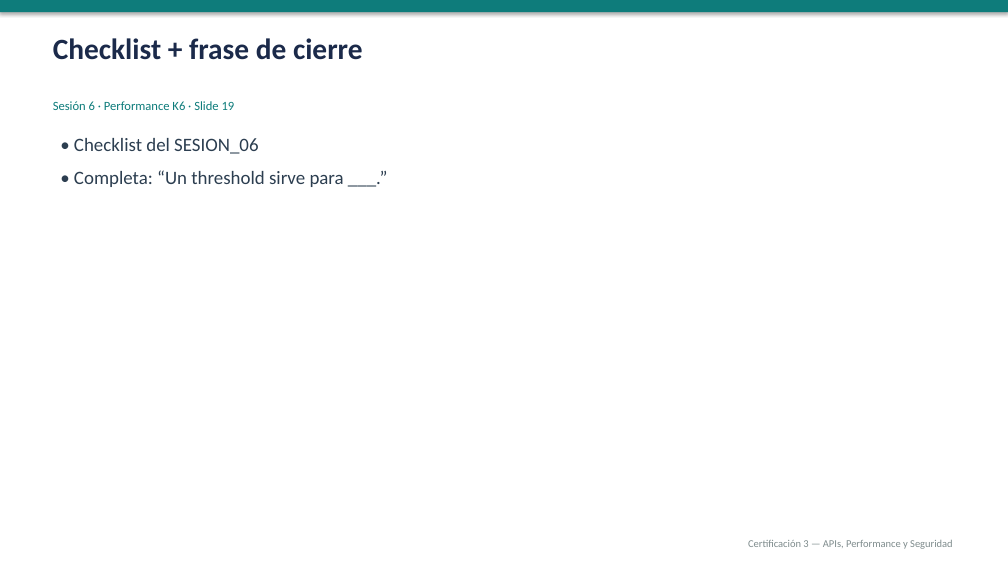
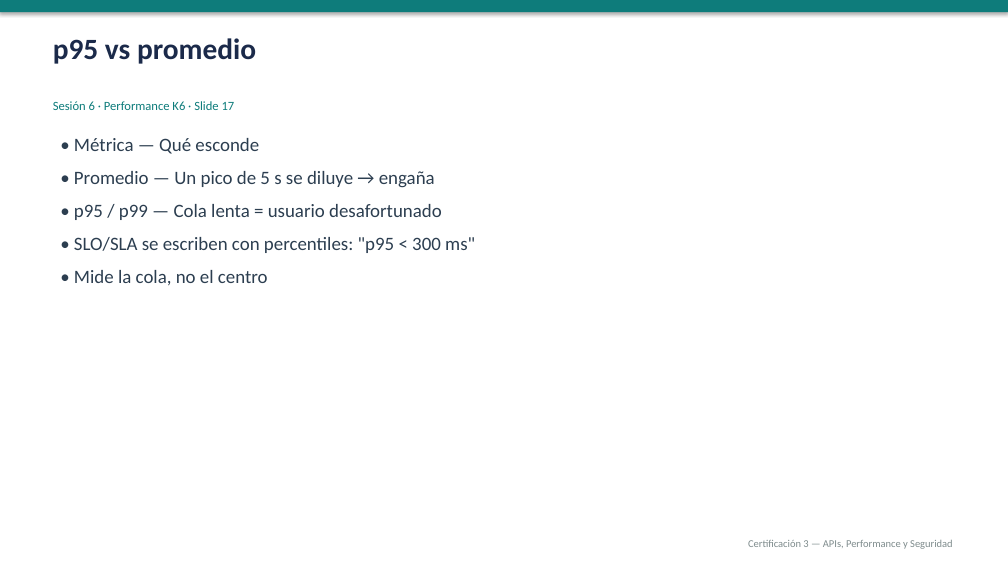
Before and after one commit to gbarandica/qa-automation-certification-3, a slide deck: slide 17 of sesiones/sesion-06/sesion-06.pptx (slide 19 before the commit). Drawn at 1008x567 pixels with LibreOffice and Linux fonts; fonts in the diff are those of the drawing. Boxes give left, top, right and bottom in pixels: in the first picture for what was removed or moved away, otherwise in the second. Text is boxed around its words. In the diff, an @@ line names an element or a change of style, - is before the commit and + after.

Commit message:
feat: agregar laboratorio de performance con K6 (Sesión 6)

```diff
--- a/sesiones/sesion-06/sesion-06.pptx
+++ b/sesiones/sesion-06/sesion-06.pptx
@@ text at (53,38,256,64): text changed @@
-Checklist + frase de cierre
+p95 vs promedio
@@ text at (53,101,235,110): text changed @@
-Sesión 6 · Performance K6 · Slide 19
+Sesión 6 · Performance K6 · Slide 17
@@ text at (74,138,475,285): text changed @@
-• Checklist del SESION_06
-• Completa: “Un threshold sirve para ___.”
+• Métrica — Qué esconde
+• Promedio — Un pico de 5 s se diluye → engaña
+• p95 / p99 — Cola lenta = usuario desafortunado
+• SLO/SLA se escriben con percentiles: "p95 < 300 ms"
+• Mide la cola, no el centro
```
Also in this commit, not shown: 19 other slides changed, 16 other files.
